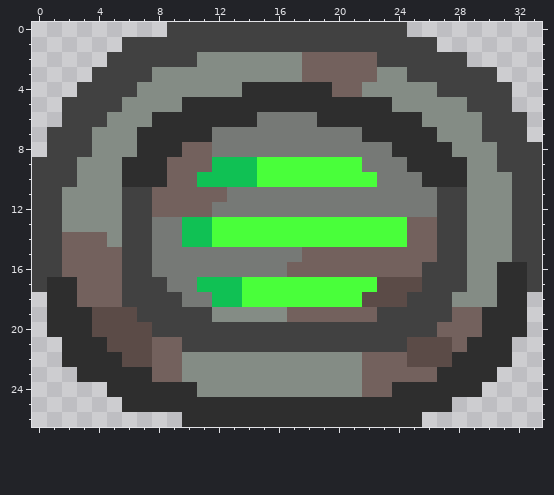
One commit to this pixel-art sprite: 33survival/sprites/slim_spawn/e74d1082-122b-4c66-af61-ca421d317493.png. This is how it looked before the edit.
The file is 34x27 pixels.
And afterwards:
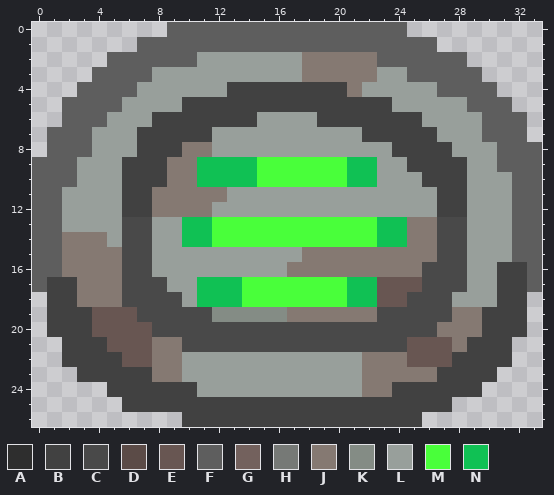
Palette (. is transparent): A #2e2e2e  B #414141  C #494949  D #5b4b47  E #685652  F #5e5e5e  G #73615d  H #767976  J #857972  K #848c85  L #989f9b  M #49ff3a  N #10c154
From old to new:
Changed rows in their new state; - is an unchanged pixel.
first column x 0:
 0 ---------FFFFFFFFFFFFFFFF---------
 1 ------.FFFFFFFFFFFFFFFFFFFF-------
 2 -----FFFFFFLLLLLLLJJJJJFFFFFF-----
 3 ----FFFFLLLLLLLLLLJJJJJLLFFFFF.---
 4 ---FFFFLLLLLLBBBBBBBBJLLLLLFFFF.--
 5 --FFFFLLLLBBBBBBBBBBBBBBLLLLLFFF--
 6 --FFFLLLBBBBBBBLLLLBBBBBBBLLLLFFF-
 7 -FFFLLLBBBBBLLLLLLLLLLBBBBBLLLFFF-
 8 -FFFLLLBBBJJLLLLLLLLLLLLBBBBLLLFFF
 9 FFFLLLBBBJJN---------NNLLBBBBLLFFF
10 FFFLLLBBBJJ----------NNLLLBBBLLLFF
11 FFLLLL--JJJJJLLLLLLLLLLLLLL--LLLFF
12 FFLLLL--JJJJLLLLLLLLLLLLLLL--LLLFF
13 FFLLLLCCLL-------------NNJJCCLLLFF
14 FFJJJLCCLL-------------NNJJCCLLLFF
15 FFJJJJCCLLLLLLLLLLJJJJJJJJJCCLLLFF
16 FFJJJJCCLLLLLLLLLJJJJJJJJJCCCLLBBF
17 FBBJJJCCCLL----------NNEEECCCLLBBF
18 -BBJJJCCCCLN---------NNEECCCLLLBB-
19 -BBBEEECCCCC-----JJJJJJCCCCCJJBBB-
20 -BBBEEEECCCCCCCCCCCCCCCCCCCJJJBBB-
21 --BBBEEEJJCCCCCCCCCCCCCCCEEEJBBB--
22 --BBBBEEJJLLLLLLLLLLLLJJJEEEBBBB--
23 ---BBBBBJJLLLLLLLLLLLLJJJJJBBBB---
24 -----BBBBBBLLLLLLLLLLLJJBBBBBB----
25 ------BBBBBBBBBBBBBBBBBBBBBB------
26 ----------BBBBBBBBBBBBBBBB--------
Boxes around the changes in both pictures, in picture pixels (x1, y1, x2, y2):
changed: (32, 22, 542, 427)
